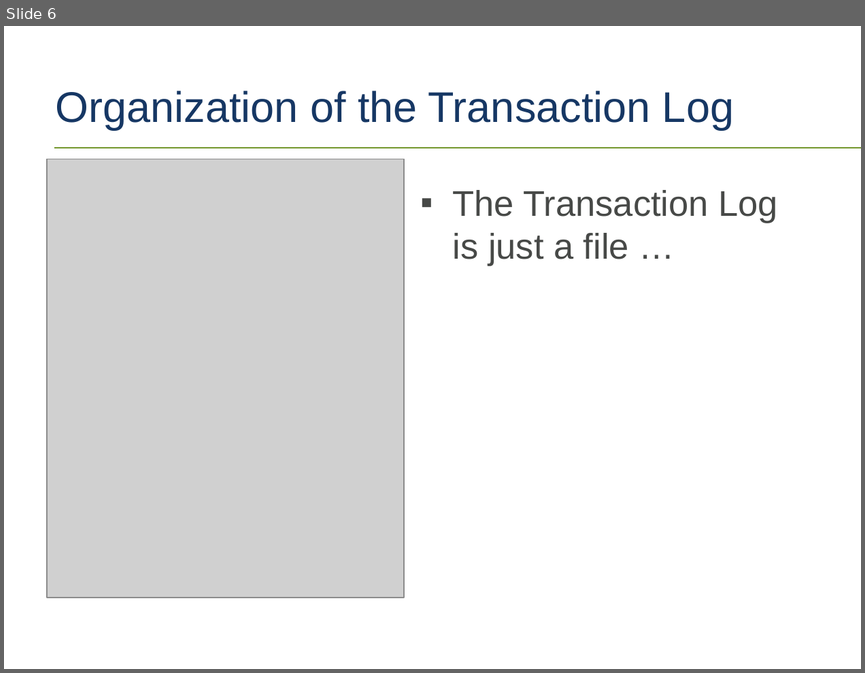
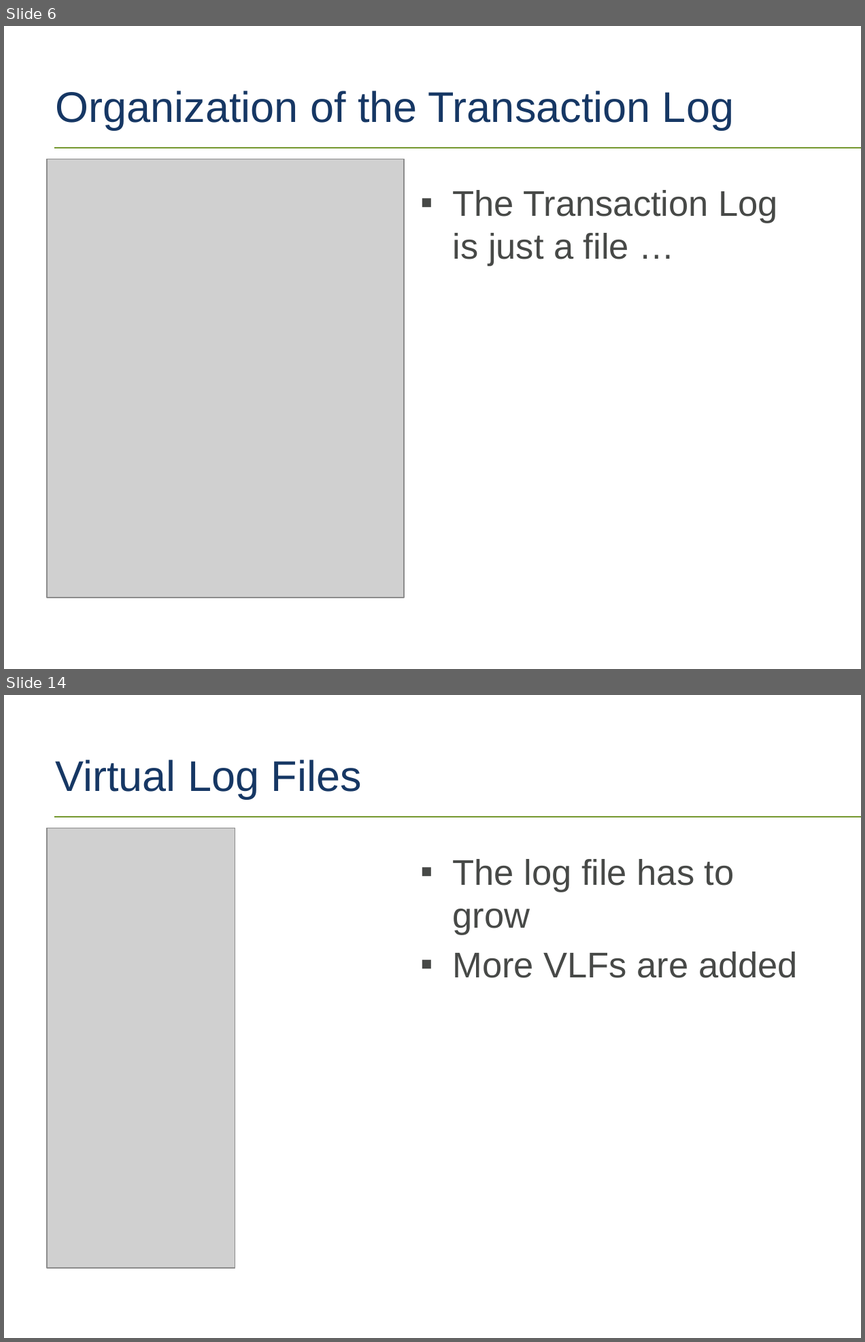
Before and after one commit to tf3604/LogFilePresentation, a slide deck: TransactionLog.pptx. Shown one above the other, each under a label of ours: slide 6 before the commit, slides 6 and 14 after it; the slides between them are not shown. The pictures are 865x673 and 865x1342 pixels, drawn with LibreOffice and Linux fonts; fonts in the diff are those of the drawing; grey boxes stand for pictures; background and template pictures are left out. Boxes give left, top, right and bottom in pixels: in the first picture for what was removed or moved away, otherwise in the second. Text is boxed around its words. In the diff, an @@ line names an element or a change of style, - is before the commit and + after.

Commit message:
More on log file organization and VLFs.

```diff
--- a/TransactionLog.pptx
+++ b/TransactionLog.pptx
@@ slide 14 added at [4, 695, 861, 1338], background #FFFFFF; not listed: 1 template element that a slide beside it also shows @@
@@ title added at [56, 760, 362, 799], 36 pt, text #163764 @@
+Virtual Log Files
@@ picture added at [47, 828, 235, 1268] @@
@@ text added at [453, 859, 798, 978], 30 pt, text #474947 @@
+▪ The log file has to grow
+▪ More VLFs are added
```
Also in this commit, not shown: 6 other slides added, 1 other file.
